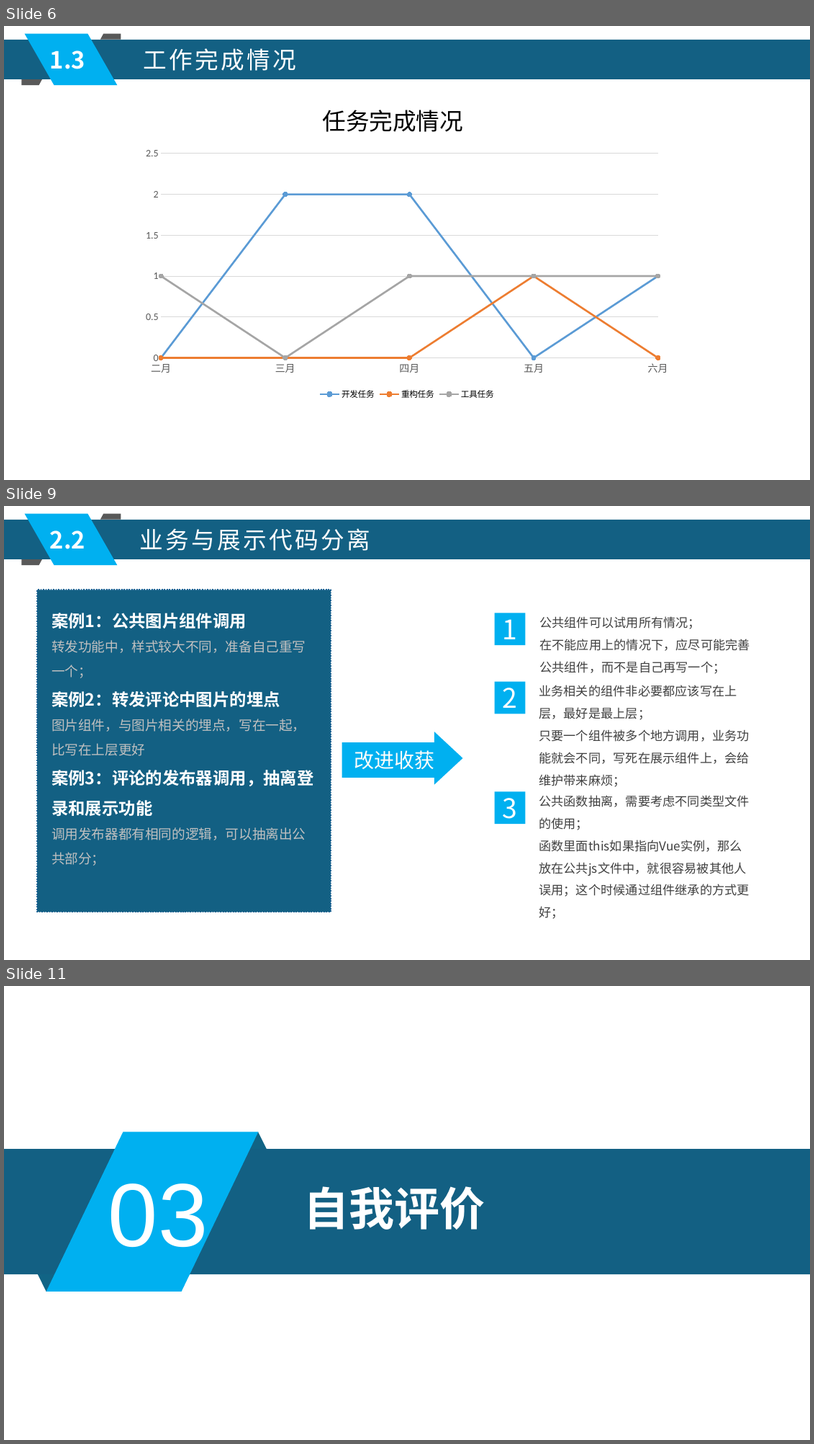
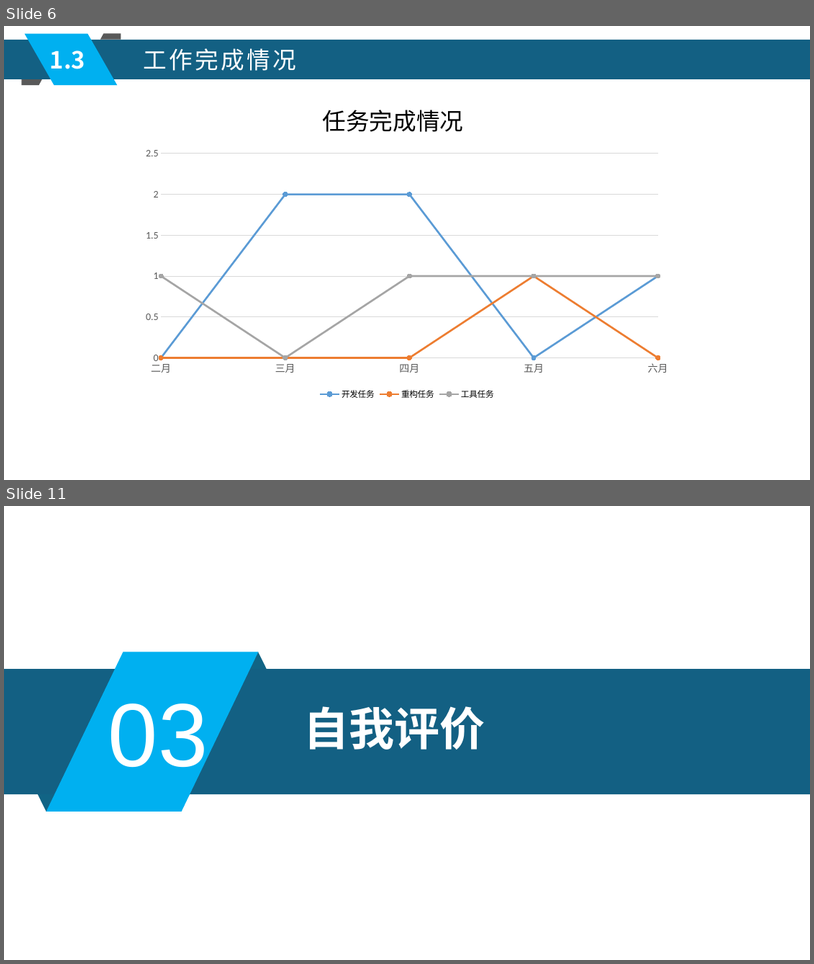
Before and after one commit to xljnc/husky-starter, a slide deck: doc/zzdb.pptx. Shown one above the other, each under a label of ours: slides 6, 9 and 11 before the commit, slides 6 and 11 after it; the slides between them are not shown. The pictures are 814x1444 and 814x964 pixels, drawn with LibreOffice and Linux fonts; fonts in the diff are those of the drawing. Boxes give left, top, right and bottom in pixels: in the first picture for what was removed or moved away, otherwise in the second. Text is boxed around its words. In the diff, an @@ line names an element or a change of style, - is before the commit and + after.

```diff
--- a/doc/zzdb.pptx
+++ b/doc/zzdb.pptx
@@ slide 9 removed at (x1=4, y1=506, x2=810, y2=960), background #FFFFFF @@
@@ rectangle removed at (x1=4, y1=519, x2=810, y2=559) @@
@@ parallelogram removed at (x1=25, y1=514, x2=117, y2=565) @@
@@ freeform shape removed at (x1=100, y1=514, x2=121, y2=520) @@
@@ text removed at (x1=50, y1=530, x2=85, y2=549) @@
-2.2
@@ text removed at (x1=140, y1=528, x2=371, y2=551) @@
-业务与展示代码分离
@@ freeform shape removed at (x1=21, y1=559, x2=42, y2=565) @@
@@ rectangle removed at (x1=37, y1=590, x2=332, y2=912) @@
@@ text removed at (x1=52, y1=613, x2=314, y2=865) @@
-案例1：公共图片组件调用
-转发功能中，样式较大不同，准备自己重写一个；
-案例2：转发评论中图片的埋点
-图片组件，与图片相关的埋点，写在一起，比写在上层更好
-案例3：评论的发布器调用，抽离登录和展示功能
-调用发布器都有相同的逻辑，可以抽离出公共部分；
@@ rectangle removed at (x1=494, y1=613, x2=525, y2=645) @@
-1
@@ text removed at (x1=540, y1=638, x2=751, y2=674) @@
-公共组件可以试用所有情况；
-在不能应用上的情况下，应尽可能完善公共组件，而不是自己再写一个；
@@ rectangle removed at (x1=494, y1=682, x2=525, y2=713) @@
-2
@@ text removed at (x1=539, y1=685, x2=750, y2=787) @@
-业务相关的组件非必要都应该写在上层，最好是最上层；
-只要一个组件被多个地方调用，业务功能就会不同，写死在展示组件上，会给维护带来麻烦；
@@ freeform shape removed at (x1=342, y1=731, x2=463, y2=785) @@
@@ text removed at (x1=354, y1=750, x2=435, y2=770) @@
-改进收获
@@ rectangle removed at (x1=494, y1=792, x2=525, y2=824) @@
-3
@@ text removed at (x1=539, y1=795, x2=750, y2=919) @@
-公共函数抽离，需要考虑不同类型文件的使用；
-函数里面this如果指向Vue实例，那么放在公共js文件中，就很容易被其他人误用；这个时候通过组件继承的方式更好；
```
Also in this commit, not shown: 5 slides changed, 3 slides added, 2 other slides removed.
